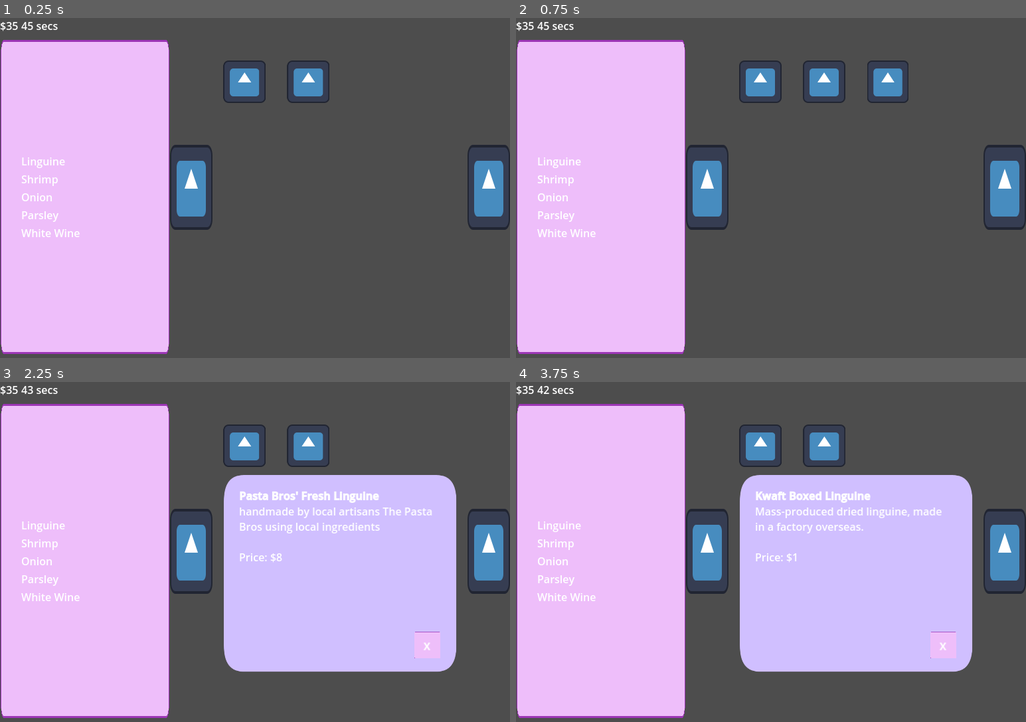
Above: before the commit, frames 1-4 (two rows, left to right).
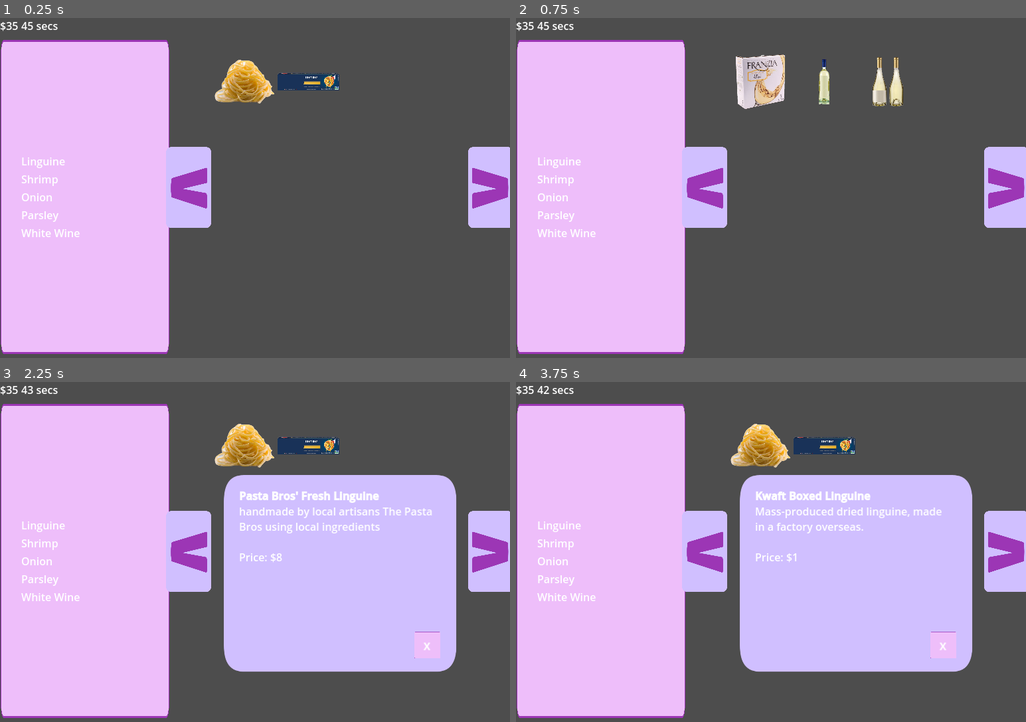
Above: after the commit, the same moments.

Repository: suaviloquence/green-hearts
Game: Godot game, scene res://ShoppingMinigame.tscn
The game is run twice, just before and just after one commit, with the same random seed, the same clock (stepped at 60 frames per second) and the same inputs. This scene is started directly instead of the project's main scene. The engine's default icon, where the game draws it, is replaced by a stand-in: a white triangle on a blue panel in a dark square.
Inputs (mouse positions are in pixels of both pictures, inside the frame that each line leads up to):
- Up to frame 1 (0.25 s): no input
- Up to frame 2 (0.75 s): tap Enter at 0.5 s; move the mouse to (709, 188) at 0.52 s; press the mouse at (709, 188) at 0.53 s
- Up to frame 3 (2.25 s): tap Space at 1.25 s; move the mouse to (489, 552) at 1.27 s; release the mouse at (489, 552) at 1.28 s; click (489, 552) at 1.35 s; tap Enter at 2 s; move the mouse to (244, 446) at 2.02 s; press the mouse at (244, 446) at 2.03 s
- Up to frame 4 (3.75 s): release the mouse at (760, 446) at 2.75 s; click "x" at 2.75 s; tap Space at 3.5 s; move the mouse to (822, 446) at 3.52 s; click (822, 446) at 3.6 s

The runs differ from the first frame. In frame 1, 6.2% of the frame differs, in the area x 32-100%, y 12-63%; in frame 2, 7.1%, in the area x 32-100%, y 10-63%; in frame 3, 6.2%; in frame 4, 6.2%.

Commit message:
finish shopping and add nile

Diff:
--- a/ShoppingMinigame.tscn
+++ b/ShoppingMinigame.tscn
@@ -1,9 +1,23 @@
-[gd_scene load_steps=7 format=3 uid="uid://c5hr6qo0pxro1"]
+[gd_scene load_steps=21 format=3 uid="uid://c5hr6qo0pxro1"]
 
 [ext_resource type="Script" path="res://shopping_minigame.gd" id="1_37vvi"]
 [ext_resource type="Texture2D" uid="uid://c76xv3x37dedt" path="res://box.png" id="1_cldpa"]
-[ext_resource type="Texture2D" uid="uid://dnat0xj3japj8" path="res://icon.svg" id="2_ajno3"]
+[ext_resource type="Texture2D" uid="uid://oqjgjqomqrtj" path="res://down.png" id="3_6sf34"]
 [ext_resource type="Texture2D" uid="uid://cwf8ifhagmt8c" path="res://button.png" id="4_0ic51"]
+[ext_resource type="Texture2D" uid="uid://t34ssocwril1" path="res://store/linguine nest.png" id="4_1af4t"]
+[ext_resource type="Texture2D" uid="uid://c0k1uvvwk5b0v" path="res://store/bag onion.png" id="4_tmyxy"]
+[ext_resource type="Texture2D" uid="uid://txufc0p5uj27" path="res://store/box linguine.png" id="5_fudo4"]
+[ext_resource type="Texture2D" uid="uid://dyg1uflkhvxa1" path="res://store/loose onion.png" id="5_qqltr"]
+[ext_resource type="Texture2D" uid="uid://bdoc3gg5qlf2w" path="res://store/fancy onion.png" id="6_aj531"]
+[ext_resource type="Texture2D" uid="uid://c7fqpvj446i16" path="res://store/shrimp pkg.png" id="6_dga4d"]
+[ext_resource type="Texture2D" uid="uid://brwgr4k8jym54" path="res://store/box wine.png" id="7_1ewes"]
+[ext_resource type="Texture2D" uid="uid://s5j32mfx8tcy" path="res://store/ko mush.png" id="7_gku4i"]
+[ext_resource type="Texture2D" uid="uid://ds1m1faj4twmp" path="res://store/normal wine.png" id="8_idli5"]
+[ext_resource type="Texture2D" uid="uid://comcpo157qllf" path="res://store/good shrimp.png" id="8_vckd7"]
+[ext_resource type="Texture2D" uid="uid://h8wdtcjlqj4p" path="res://store/local wine.png" id="9_q4n1a"]
+[ext_resource type="Texture2D" uid="uid://cpt381tu1y1i5" path="res://store/bag parsley.png" id="12_j43a1"]
+[ext_resource type="Texture2D" uid="uid://u3bo5rmg3k10" path="res://store/dry parsley.png" id="13_k57aj"]
+[ext_resource type="Texture2D" uid="uid://csuwe0tumvlh8" path="res://store/bunch parsley.png" id="14_m17sp"]
 
 [sub_resource type="RectangleShape2D" id="RectangleShape2D_skkqj"]
 size = Vector2(64, 128)
@@ -89,11 +103,13 @@
 shape = SubResource("RectangleShape2D_skkqj")
 
 [node name="TextureRect" type="TextureRect" parent="Left"]
-offset_left = -32.0
+offset_left = 72.0
 offset_top = -64.0
-offset_right = 32.0
+offset_right = 200.0
 offset_bottom = 64.0
-texture = ExtResource("2_ajno3")
+rotation = 1.5708
+scale = Vector2(1.00267, 1.00855)
+texture = ExtResource("3_6sf34")
 expand_mode = 1
 
 [node name="Right" type="Area2D" parent="."]
@@ -102,27 +118,32 @@
 [node name="CollisionShape2D" type="CollisionShape2D" parent="Right"]
 shape = SubResource("RectangleShape2D_skkqj")
 
-[node name="TextureRect" type="TextureRect" parent="Right"]
-offset_left = -32.0
+[node name="TextureRect2" type="TextureRect" parent="Right"]
+offset_left = 56.0
 offset_top = -64.0
-offset_right = 32.0
+offset_right = 184.0
 offset_bottom = 64.0
-texture = ExtResource("2_ajno3")
+rotation = 1.5708
+scale = Vector2(1.00267, 1.00855)
+texture = ExtResource("3_6sf34")
 expand_mode = 1
+flip_v = true
 
 [node name="Linguine" type="Node2D" parent="."]
+visible = false
 position = Vector2(0, -32)
 scale = Vector2(1.00081, 1)
 
 [node name="Fresh" type="Area2D" parent="Linguine"]
 position = Vector2(368, 128)
+scale = Vector2(0.966752, 1)
 
 [node name="CollisionShape2D" type="CollisionShape2D" parent="Linguine/Fresh"]
 shape = SubResource("RectangleShape2D_hlfxx")
 
 [node name="Sprite2D" type="Sprite2D" parent="Linguine/Fresh"]
-scale = Vector2(0.5, 0.5)
-texture = ExtResource("2_ajno3")
+scale = Vector2(0.188, 0.188)
+texture = ExtResource("4_1af4t")
 
 [node name="Evil" type="Area2D" parent="Linguine"]
 position = Vector2(464, 128)
@@ -130,12 +151,11 @@
 [node name="CollisionShape2D" type="CollisionShape2D" parent="Linguine/Evil"]
 shape = SubResource("RectangleShape2D_hlfxx")
 
-[node name="Sprite2D" type="Sprite2D" parent="Linguine/Evil"]
-scale = Vector2(0.5, 0.5)
-texture = ExtResource("2_ajno3")
+[node name="Sprite2D2" type="Sprite2D" parent="Linguine/Evil"]
+scale = Vector2(0.125, 0.125)
+texture = ExtResource("5_fudo4")
 
 [node name="Shrimp" type="Node2D" parent="."]
-visible = false
 position = Vector2(0, -32)
 
 [node name="Farmed" type="Area2D" parent="Shrimp"]
@@ -145,8 +165,8 @@
 shape = SubResource("RectangleShape2D_hlfxx")
 
 [node name="Sprite2D" type="Sprite2D" parent="Shrimp/Farmed"]
-scale = Vector2(0.5, 0.5)
-texture = ExtResource("2_ajno3")
+scale = Vector2(0.188, 0.188)
+texture = ExtResource("6_dga4d")
 
 [node name="Mushroom" type="Area2D" parent="Shrimp"]
 position = Vector2(464, 128)
@@ -155,8 +175,8 @@
 shape = SubResource("RectangleShape2D_hlfxx")
 
 [node name="Sprite2D" type="Sprite2D" parent="Shrimp/Mushroom"]
-scale = Vector2(0.5, 0.5)
-texture = ExtResource("2_ajno3")
+scale = Vector2(0.094, 0.094)
+texture = ExtResource("7_gku4i")
 
 [node name="Wild" type="Area2D" parent="Shrimp"]
 position = Vector2(560, 128)
@@ -166,8 +186,8 @@
 shape = SubResource("RectangleShape2D_hlfxx")
 
 [node name="Sprite2D" type="Sprite2D" parent="Shrimp/Wild"]
-scale = Vector2(0.5, 0.5)
-texture = ExtResource("2_ajno3")
+scale = Vector2(0.094, 0.093868)
+texture = ExtResource("8_vckd7")
 
 [node name="Onion" type="Node2D" parent="."]
 visible = false
@@ -180,8 +200,8 @@
 shape = SubResource("RectangleShape2D_hlfxx")
 
 [node name="Sprite2D" type="Sprite2D" parent="Onion/Bagged"]
-scale = Vector2(0.5, 0.5)
-texture = ExtResource("2_ajno3")
+scale = Vector2(0.25, 0.25)
+texture = ExtResource("4_tmyxy")
 
 [node name="Loose" type="Area2D" parent="Onion"]
 position = Vector2(464, 128)
@@ -190,8 +210,9 @@
 shape = SubResource("RectangleShape2D_hlfxx")
 
 [node name="Sprite2D" type="Sprite2D" parent="Onion/Loose"]
-scale = Vector2(0.5, 0.5)
-texture = ExtResource("2_ajno3")
+rotation = 1.5708
+scale = Vector2(0.113435, 0.124697)
+texture = ExtResource("5_qqltr")
 
 [node name="FarmFresh" type="Area2D" parent="Onion"]
 position = Vector2(560, 128)
@@ -201,8 +222,8 @@
 shape = SubResource("RectangleShape2D_hlfxx")
 
 [node name="Sprite2D" type="Sprite2D" parent="Onion/FarmFresh"]
-scale = Vector2(0.5, 0.5)
-texture = ExtResource("2_ajno3")
+scale = Vector2(0.094, 0.094)
+texture = ExtResource("6_aj531")
 
 [node name="Parsley" type="Node2D" parent="."]
 visible = false
@@ -215,8 +236,8 @@
 shape = SubResource("RectangleShape2D_hlfxx")
 
 [node name="Sprite2D" type="Sprite2D" parent="Parsley/Bagged"]
-scale = Vector2(0.5, 0.5)
-texture = ExtResource("2_ajno3")
+scale = Vector2(0.188, 0.188)
+texture = ExtResource("12_j43a1")
 
 [node name="Dried" type="Area2D" parent="Parsley"]
 position = Vector2(464, 128)
@@ -225,8 +246,8 @@
 shape = SubResource("RectangleShape2D_hlfxx")
 
 [node name="Sprite2D" type="Sprite2D" parent="Parsley/Dried"]
-scale = Vector2(0.5, 0.5)
-texture = ExtResource("2_ajno3")
+scale = Vector2(0.125, 0.125)
+texture = ExtResource("13_k57aj")
 
 [node name="Fresh" type="Area2D" parent="Parsley"]
 position = Vector2(560, 128)
@@ -236,8 +257,8 @@
 shape = SubResource("RectangleShape2D_hlfxx")
 
 [node name="Sprite2D" type="Sprite2D" parent="Parsley/Fresh"]
-scale = Vector2(0.5, 0.5)
-texture = ExtResource("2_ajno3")
+scale = Vector2(0.125, 0.125)
+texture = ExtResource("14_m17sp")
 
 [node name="WhiteWine" type="Node2D" parent="."]
 visible = false
@@ -250,8 +271,8 @@
 shape = SubResource("RectangleShape2D_hlfxx")
 
 [node name="Sprite2D" type="Sprite2D" parent="WhiteWine/Boxed"]
-scale = Vector2(0.5, 0.5)
-texture = ExtResource("2_ajno3")
+scale = Vector2(0.187663, 0.18766)
+texture = ExtResource("7_1ewes")
 
 [node name="Normal" type="Area2D" parent="WhiteWine"]
 position = Vector2(464, 128)
@@ -260,8 +281,8 @@
 shape = SubResource("RectangleShape2D_hlfxx")
 
 [node name="Sprite2D" type="Sprite2D" parent="WhiteWine/Normal"]
-scale = Vector2(0.5, 0.5)
-texture = ExtResource("2_ajno3")
+scale = Vector2(0.063, 0.063)
+texture = ExtResource("8_idli5")
 
 [node name="Local" type="Area2D" parent="WhiteWine"]
 position = Vector2(560, 128)
@@ -271,8 +292,8 @@
 shape = SubResource("RectangleShape2D_hlfxx")
 
 [node name="Sprite2D" type="Sprite2D" parent="WhiteWine/Local"]
-scale = Vector2(0.5, 0.5)
-texture = ExtResource("2_ajno3")
+scale = Vector2(0.094, 0.0938396)
+texture = ExtResource("9_q4n1a")
 
 [node name="Info" type="TextureRect" parent="."]
 visible = false
--- a/level.tscn
+++ b/level.tscn
@@ -14,4 +14,5 @@
 stretch_mode = 1
 
 [node name="Sprite2D" type="Sprite2D" parent="."]
-position = Vector2(384, 192)
+position = Vector2(384, 256)
+scale = Vector2(0.188, 0.188)
--- a/nile_meet_cute.gd
+++ b/nile_meet_cute.gd
@@ -178,7 +178,7 @@
 
 var first_choice = Choose2.new(first_choice_prompt, poolstart, "Don't wait, get in the pool!", approach_start, "Wait for him to finish, then go for it!")
 var background12 = DialogNode.new(background2, first_choice)
-var backgroundstart = DialogNode.new(background1, background12)
+var backgroundstart = DialogNode.new(background1, background12, preload("res://NILE.png"))
 
 func _ready() -> void:
 	tree = backgroundstart
Binary file added: NILE.png
Not shown, added: NILE.png.import
Binary file added: store/bag onion.png
Not shown, added: store/bag onion.png.import
Binary file added: store/bag parsley.png
Not shown, added: store/bag parsley.png.import
Binary file added: store/box linguine.png
Not shown, added: store/box linguine.png.import
Binary file added: store/box wine.png
Not shown, added: store/box wine.png.import
Binary file added: store/bunch parsley.png
Not shown, added: store/bunch parsley.png.import
(and 18 more such lines)
